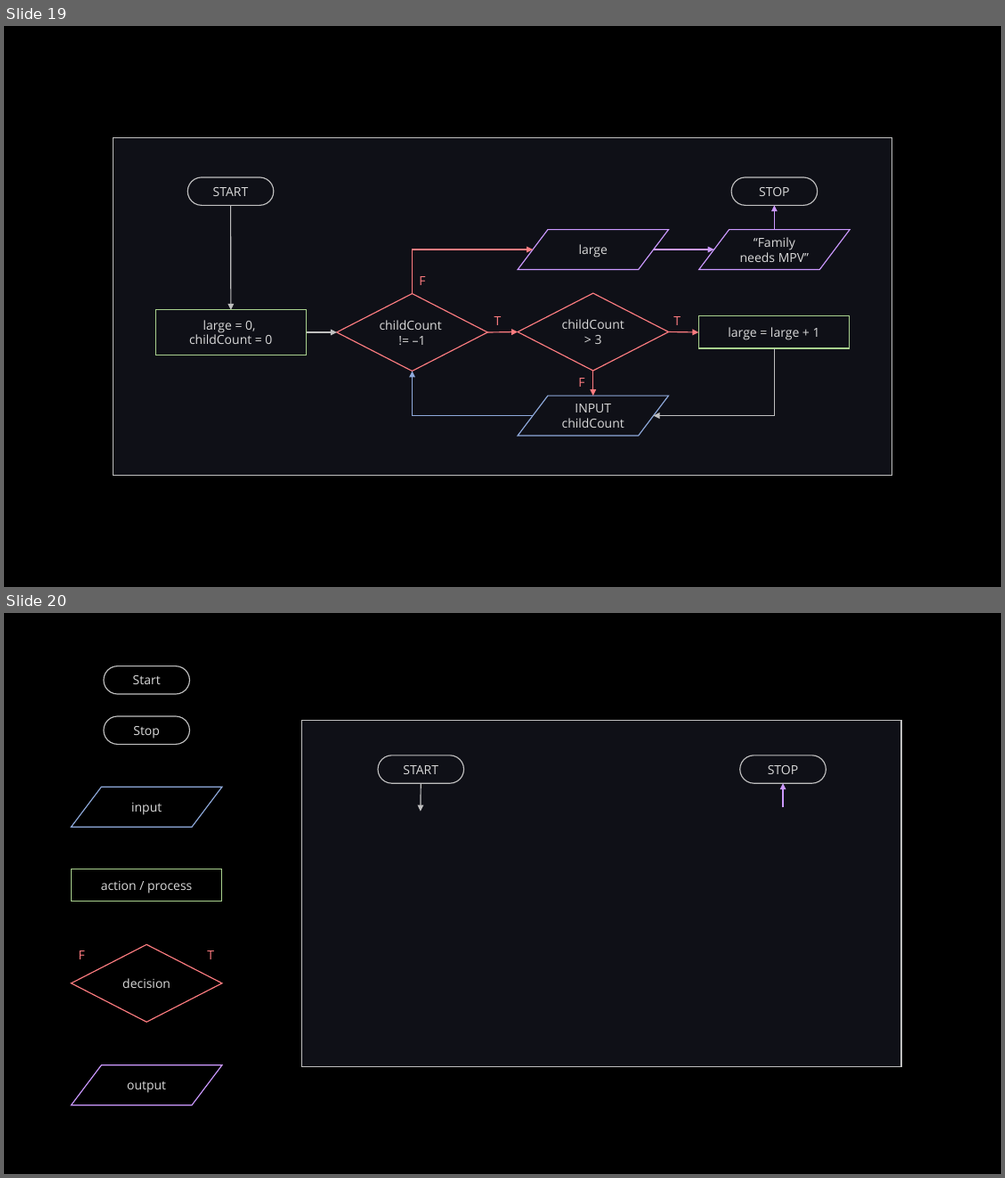
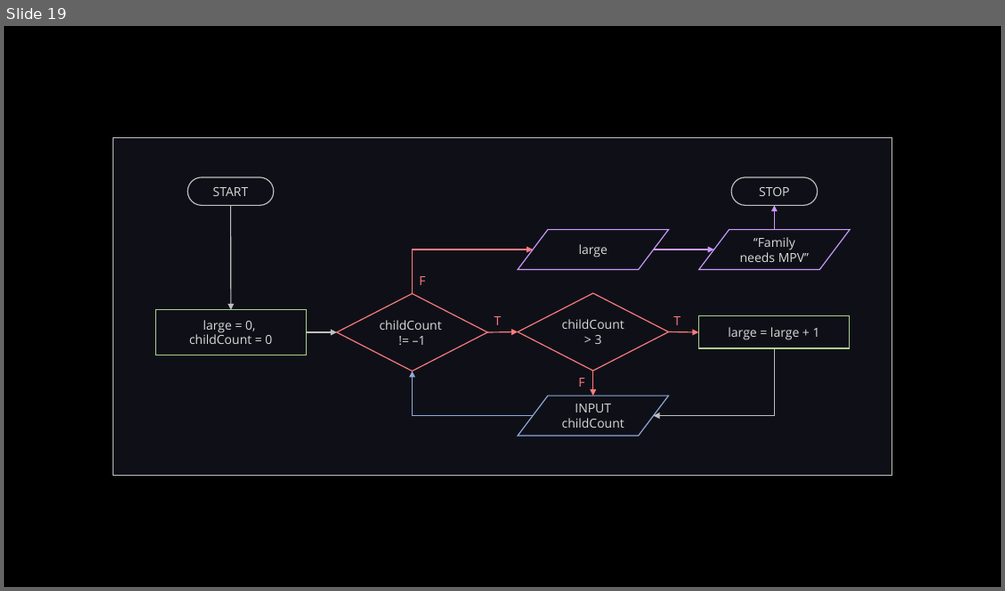
Before and after one commit to LimJY03/JavaMatriculation, a slide deck: Past Year Theory Questions/Resources/resources.pptx. Shown one above the other, each under a label of ours: slides 19 and 20 before the commit, slide 19 after it. The pictures are 1005x1178 and 1005x591 pixels, drawn with LibreOffice and Linux fonts; fonts in the diff are those of the drawing. Boxes give left, top, right and bottom in pixels: in the first picture for what was removed or moved away, otherwise in the second. Text is boxed around its words. In the diff, an @@ line names an element or a change of style, - is before the commit and + after.

```diff
--- a/Past Year Theory Questions/Resources/resources.pptx
+++ b/Past Year Theory Questions/Resources/resources.pptx
@@ slide 20 removed at [4, 613, 1001, 1174], background #000000 @@
@@ pill shape removed at [104, 666, 189, 694] @@
-Start
@@ pill shape removed at [104, 716, 189, 744] @@
-Stop
@@ rectangle removed at [302, 721, 901, 1066] @@
@@ pill shape removed at [378, 755, 464, 783] @@
-START
@@ pill shape removed at [740, 755, 825, 783] @@
-STOP
@@ flow chart input output removed at [72, 787, 222, 827] @@
-input
@@ arrow removed from (421, 784) to (421, 811) @@
@@ arrow removed from (783, 807) to (783, 784) @@
@@ rectangle removed at [72, 869, 222, 901] @@
-action / process
@@ diamond removed at [72, 944, 222, 1022] @@
-decision
@@ text removed at [79, 950, 85, 959] @@
-F
@@ text removed at [207, 950, 214, 959] @@
-T
@@ flow chart input output removed at [72, 1064, 222, 1105] @@
-output
```
Also in this commit, not shown: 1 slide added, 1 other file.
